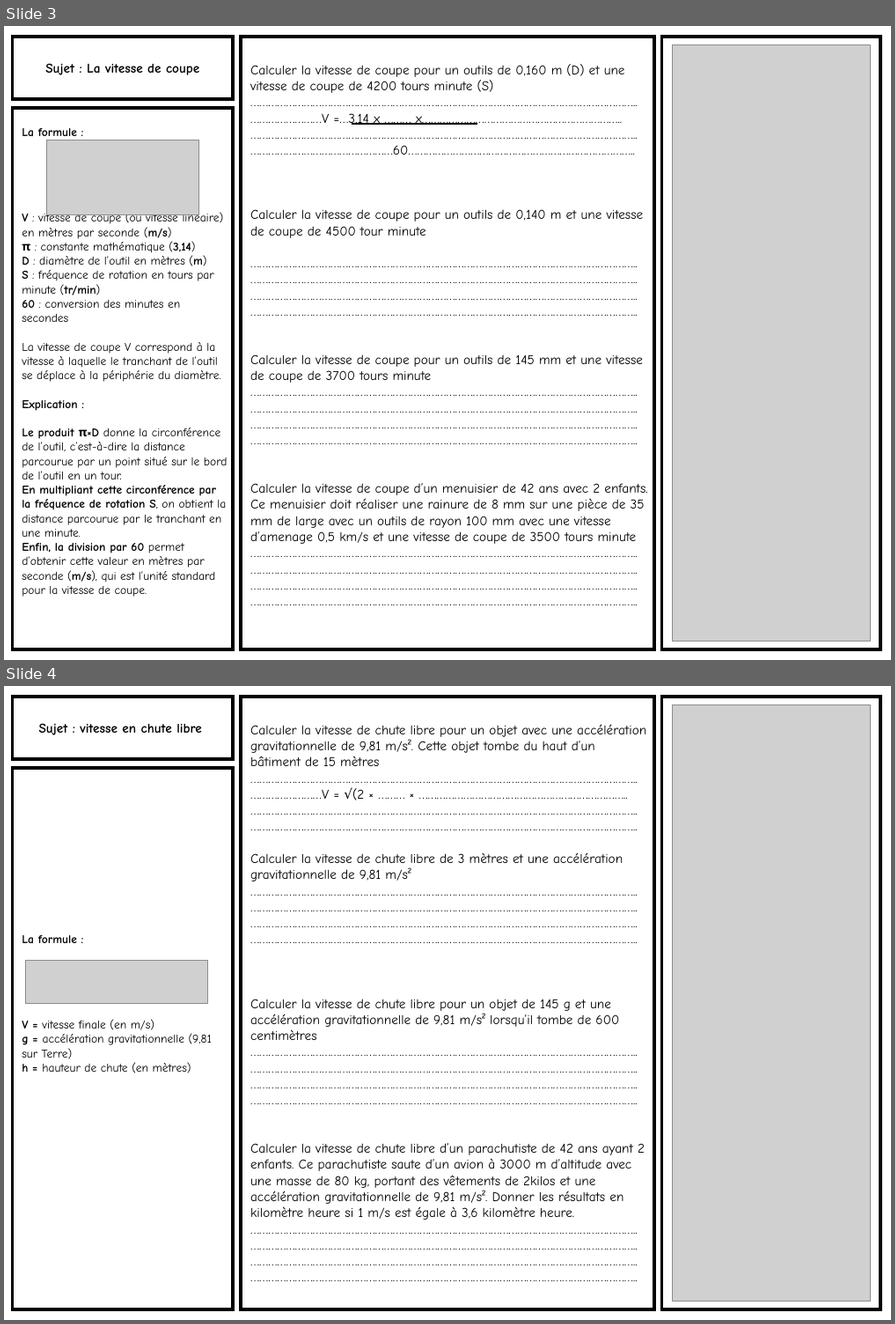
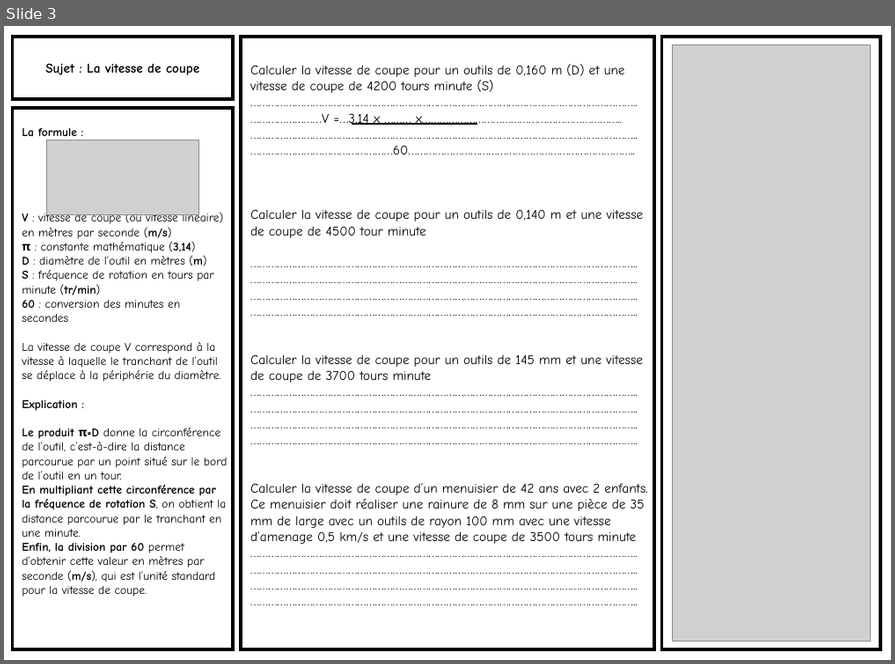
Before and after one commit to kduchevreuil/Cours-Menuiserie, a slide deck: Dossier Co-FR/La boite à épice - interrogation.pptx. Shown one above the other, each under a label of ours: slides 3 and 4 before the commit, slide 3 after it. The pictures are 895x1324 and 895x664 pixels, drawn with LibreOffice and Linux fonts; fonts in the diff are those of the drawing; grey boxes stand for pictures. Boxes give left, top, right and bottom in pixels: in the first picture for what was removed or moved away, otherwise in the second. Text is boxed around its words. In the diff, an @@ line names an element or a change of style, - is before the commit and + after.

```diff
--- a/Dossier Co-FR/La boite à épice - interrogation.pptx
+++ b/Dossier Co-FR/La boite à épice - interrogation.pptx
@@ slide 4 removed at [4,686,891,1320], background #FFFFFF @@
@@ rectangle removed at [13,697,234,760] @@
-Sujet : vitesse en chute libre
@@ rectangle removed at [242,697,654,1310] @@
-Calculer la vitesse de chute libre pour un objet avec une accélération gravitationnelle de 9,81 m/s². Cette objet tombe du haut d’un bâtiment de 15 mètres
-…………………………………………………………………………………………………………………..
-……………………V = √(2 × ……… × ……………………………………………………………..
-…………………………………………………………………………………………………………………..
-…………………………………………………………………………………………………………………..
-Calculer la vitesse de chute libre de 3 mètres et une accélération gravitationnelle de 9,81 m/s²
-…………………………………………………………………………………………………………………..
-…………………………………………………………………………………………………………………..
-…………………………………………………………………………………………………………………..
-…………………………………………………………………………………………………………………..
-Calculer la vitesse de chute libre pour un objet de 145 g et une accélération gravitationnelle de 9,81 m/s² lorsqu’il tombe de 600 centimètres
-…………………………………………………………………………………………………………………..
-…………………………………………………………………………………………………………………..
-…………………………………………………………………………………………………………………..
-…………………………………………………………………………………………………………………..
-Calculer la vitesse de chute libre d’un parachutiste de 42 ans ayant 2 enfants. Ce parachutiste saute d’un avion à 3000 m d’altitude avec une masse de 80 kg, portant des vêtements de 2kilos et une accélération gravitationnelle de 9,81 m/s². Donner les résultats en kilomètre heure si 1 m/s est égale à 3,6 kilomètre heure.
-…………………………………………………………………………………………………………………..
-…………………………………………………………………………………………………………………..
-…………………………………………………………………………………………………………………..
-…………………………………………………………………………………………………………………..
@@ rectangle removed at [662,697,880,1310] @@
@@ picture removed at [672,704,870,1301] @@
@@ rectangle removed at [13,768,234,1309] @@
-La formule :
-V = vitesse finale (en m/s)
-g = accélération gravitationnelle (9,81 sur Terre)
-h = hauteur de chute (en mètres)
@@ picture removed at [25,960,208,1003] @@
```
Also in this commit, not shown: 1 slide added, 1 other slide removed, 2 other files.
